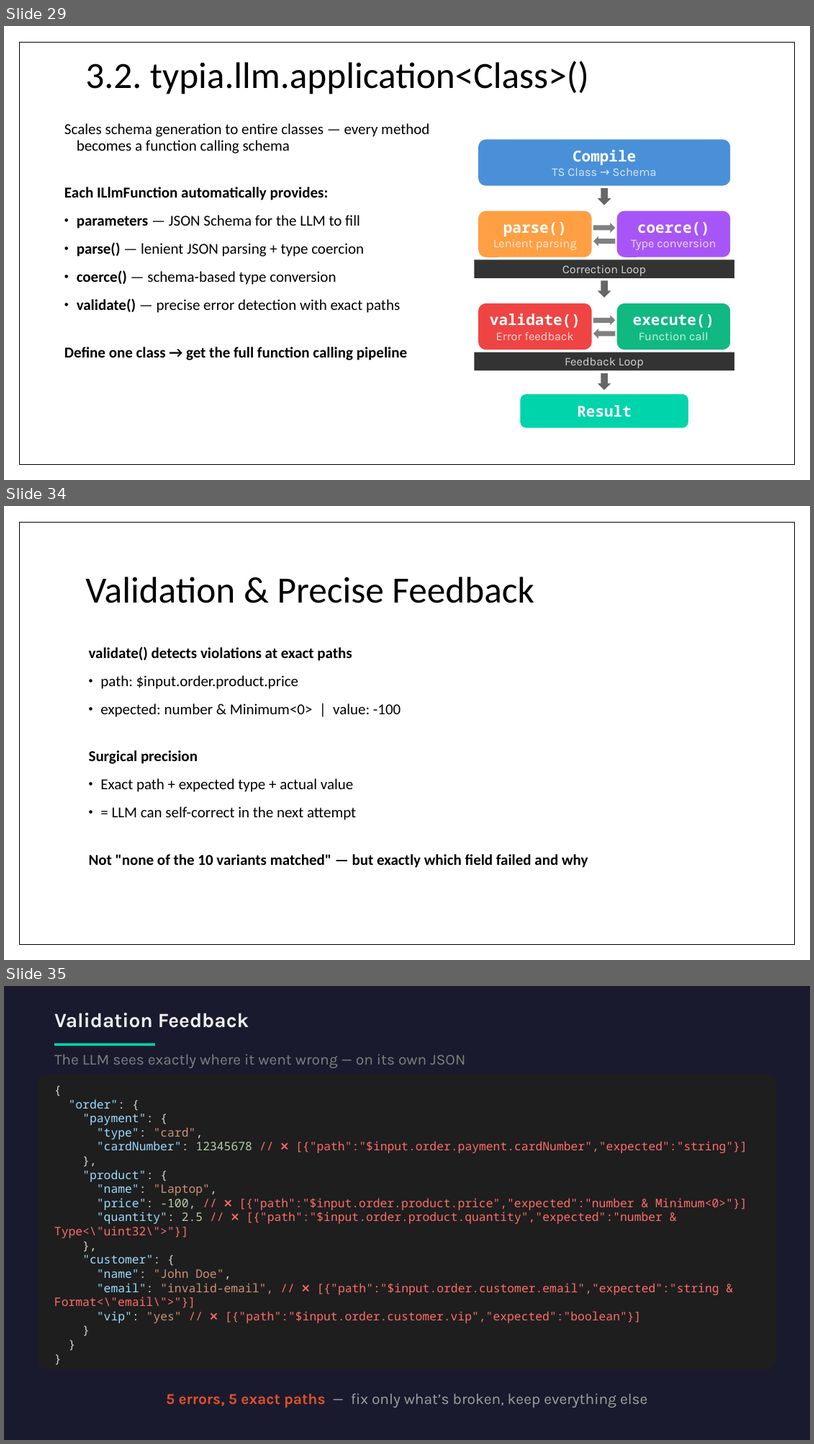
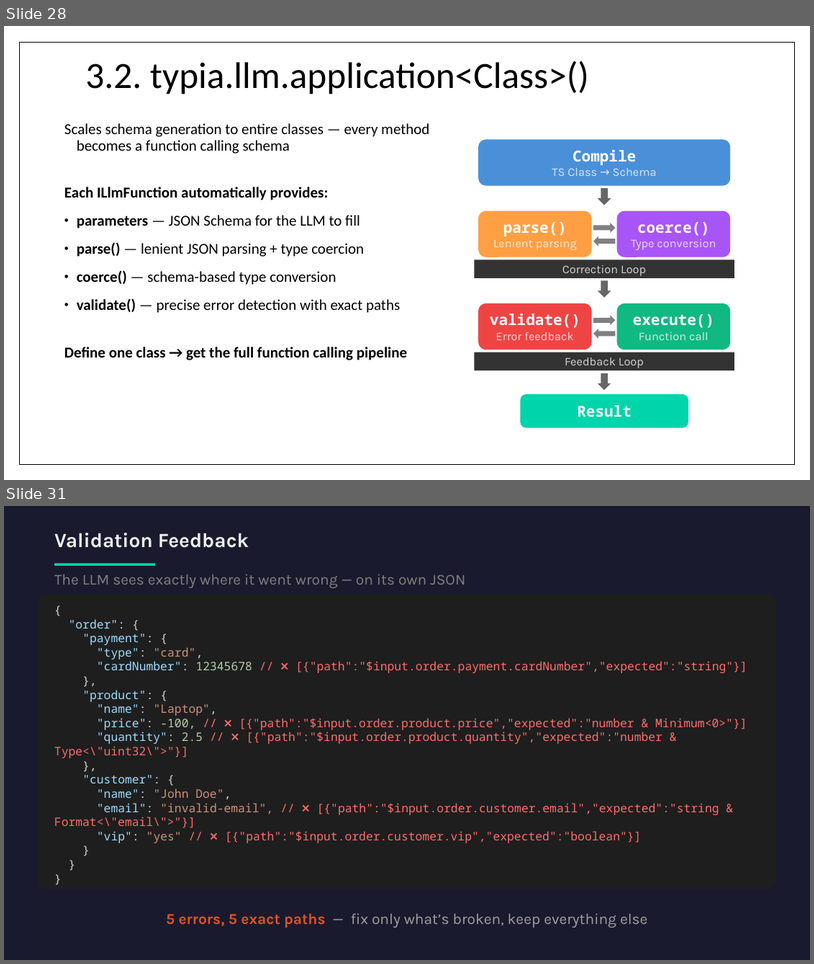
Before and after one commit to wrtnlabs/autobe, a slide deck: website/public/seminars/20260326-qwen-meetup-korea.pptx. Shown one above the other, each under a label of ours: slides 29, 34 and 35 before the commit, slides 28 and 31 after it; the slides between them are not shown. The pictures are 814x1444 and 814x964 pixels, drawn with LibreOffice and Linux fonts; fonts in the diff are those of the drawing. Boxes give left, top, right and bottom in pixels: in the first picture for what was removed or moved away, otherwise in the second. Text is boxed around its words. In the diff, an @@ line names an element or a change of style, - is before the commit and + after.

```diff
--- a/website/public/seminars/20260326-qwen-meetup-korea.pptx
+++ b/website/public/seminars/20260326-qwen-meetup-korea.pptx
@@ slide 34 removed at box(4, 506, 810, 960), background #FFFFFF; not listed: 1 template element that a slide beside it also shows @@
@@ title removed at box(85, 577, 534, 603) @@
-Validation & Precise Feedback
@@ text removed at box(89, 646, 588, 867) @@
-validate() detects violations at exact paths
-• path: $input.order.product.price
-• expected: number & Minimum<0> | value: -100
-Surgical precision
-• Exact path + expected type + actual value
-• = LLM can self-correct in the next attempt
-Not "none of the 10 variants matched" — but exactly which field failed and why
@@ what was slide 29 is now slide 28 @@
@@ what was slide 35 is now slide 31 @@
```
Also in this commit, not shown: 7 slides changed, 4 other slides removed.
